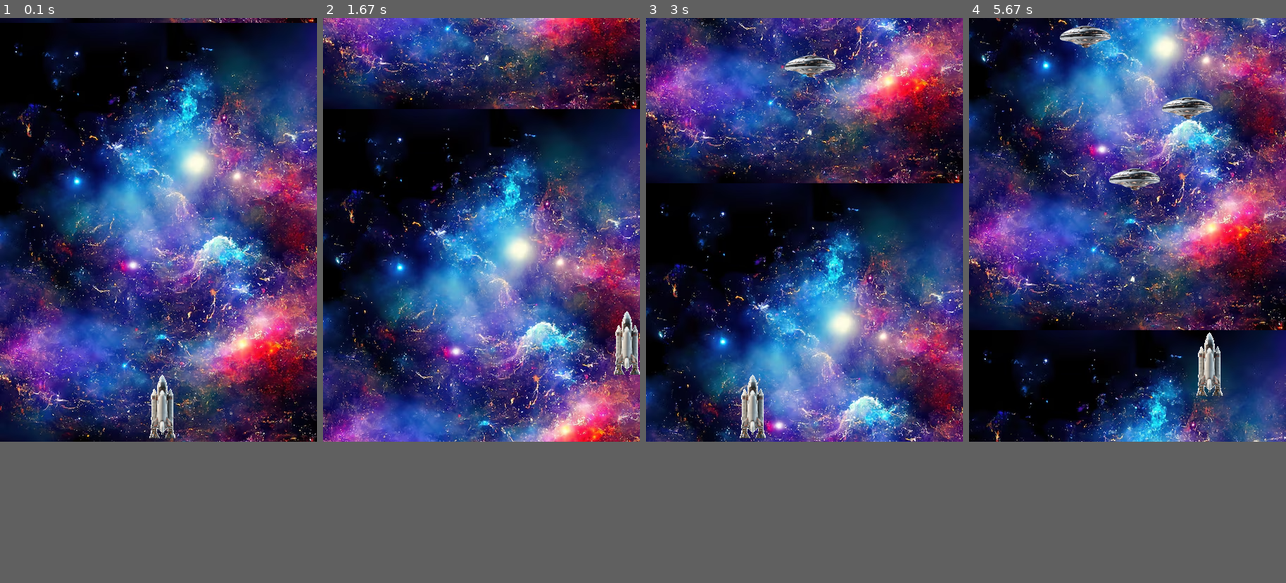
Above: before the commit, frames 1-4 (left to right).
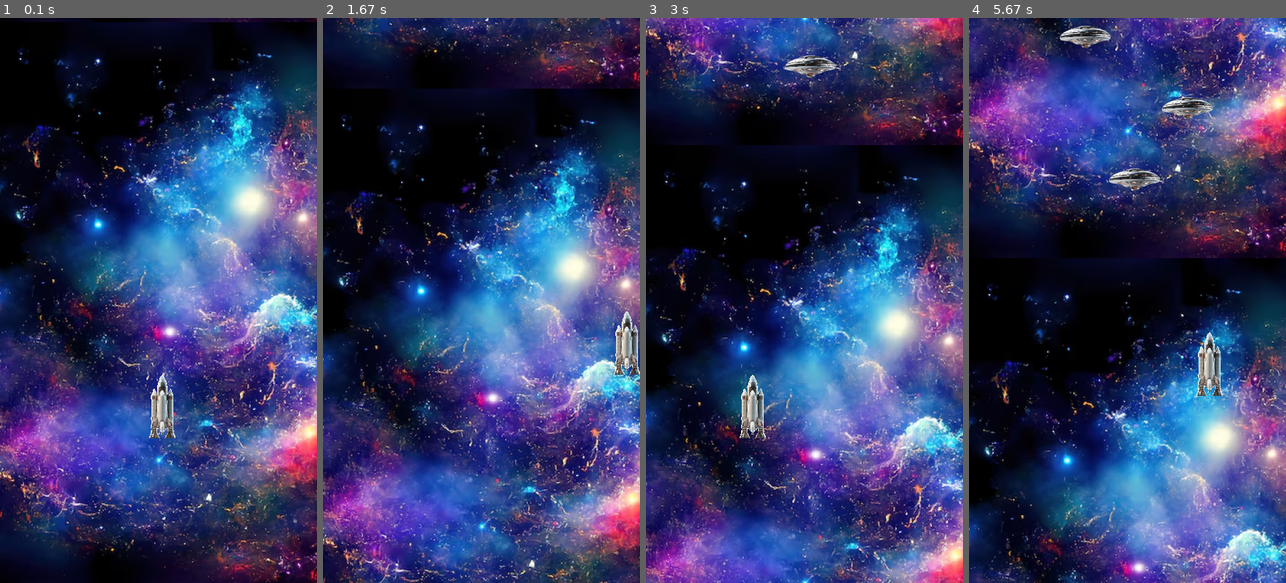
Above: after the commit, the same moments.

Repository: kzm0705/pypygame
Game: pygame game, started from shooting_game.py
Two runs of this game, one before a commit and one after it. Both use one fixed random seed, a clock stepped at 60 frames per second and the inputs below.
Inputs:
- Up to frame 1 (0.1 s): no input
- Up to frame 2 (1.67 s): hold D 0.33-0.8 s; hold W 0.83-1.13 s; hold D 1.17-1.63 s
- Up to frame 3 (3 s): hold A 1.67-2.2 s; hold S 2.23-2.53 s; hold A 2.57-2.97 s
- Up to frame 4 (5.67 s): hold W 3-3.37 s; hold D 3.4-4.03 s; hold S 4.07-4.43 s; hold A 4.47-4.93 s; hold D 4.97-5.43 s; hold W from 5.47 s (still down)
The window is 450x600 before the commit and 450x800 after it. Grey fills any space a smaller window leaves; there, only what the larger window draws over its background counts as a difference.

The runs differ from the first frame. In frame 1, 83% of the frame differs, in the area x 0-100%, y 0-100%; in frame 2, 79%; in frame 3, 80%; in frame 4, 86%.

Commit message:
'window_size_cg'

Diff:
--- a/back_ground.py
+++ b/back_ground.py
@@ -4,13 +4,13 @@
 import enemy
 import boss
 
-height = 600
+height = 800
 
 class Background():
     def __init__(self):
         self.image = pygame.image.load("pypygame/source/png/back_ground_space.png")
         #スクロールスピード
-        self.scroll_speed = 1.3
+        self.scroll_speed = 1
         #スクロール用のY座標
         self.bgy = 0
 
--- a/shooting_game.py
+++ b/shooting_game.py
@@ -14,7 +14,7 @@
 #設定========================
 
 width = 450
-height = 600
+height = 800
 
 RED = (255,0,0)
 GREEN =(0,255,0)
--- /dev/null
+++ b/ui.py
@@ -0,0 +1,12 @@
+import pygame
+
+
+
+class Userinterface():
+
+    def __init__(self):
+        self.score = 0
+        self.font =
+
+
+u = Userinterface()
Binary file changed: source/png/back_ground_space.png
